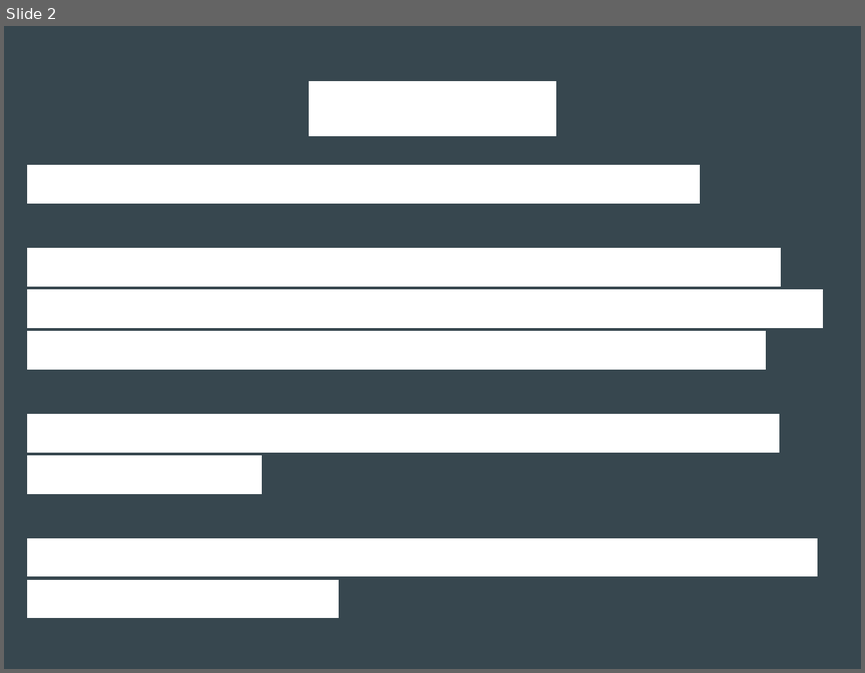
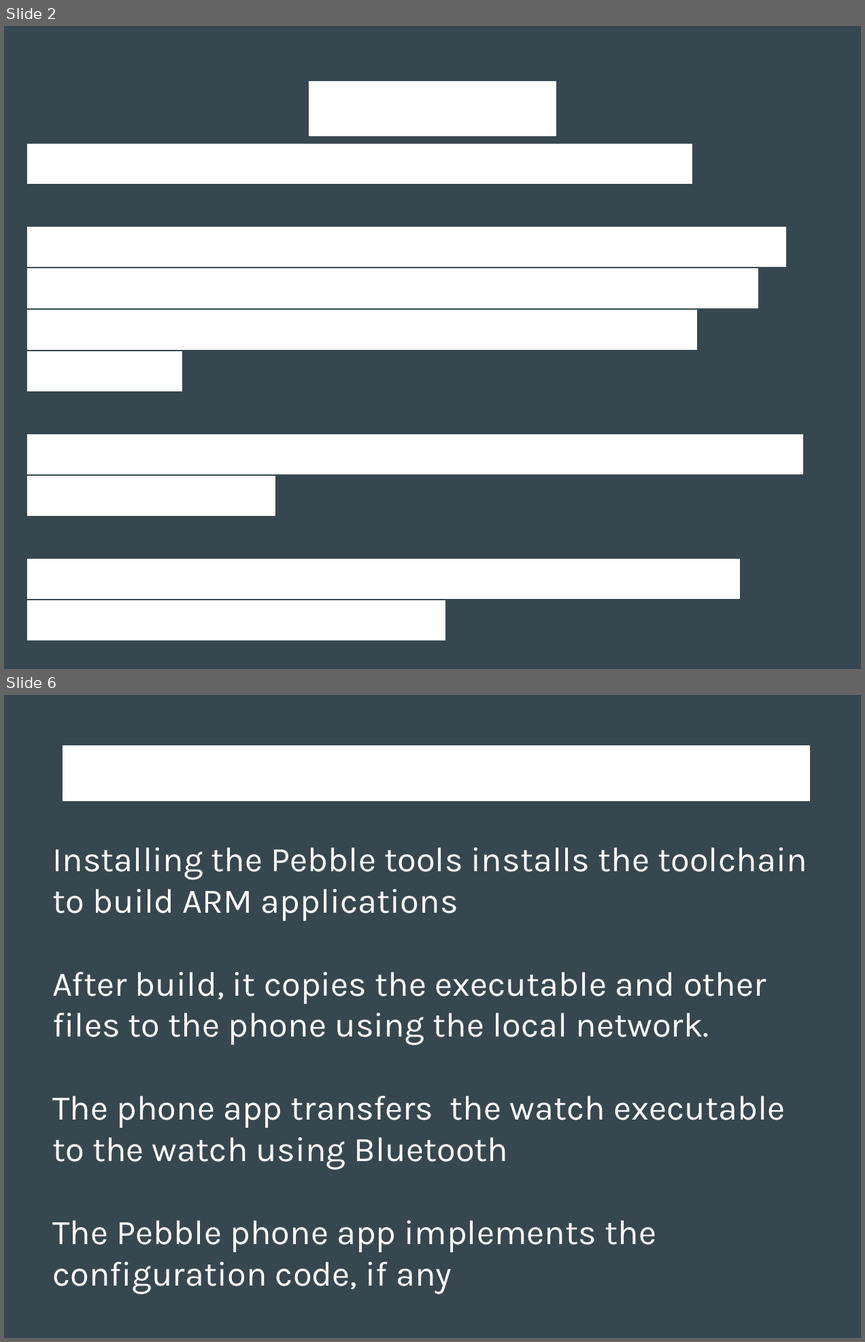
Before and after one commit to kentarchie/PebbleUniforumTalk, a slide deck: PebbleDevTalk.odp. Shown one above the other, each under a label of ours: slide 2 before the commit, slides 2 and 6 after it; the slides between them are not shown. The pictures are 865x673 and 865x1342 pixels, drawn with LibreOffice and Linux fonts; fonts in the diff are those of the drawing. Boxes give left, top, right and bottom in pixels: in the first picture for what was removed or moved away, otherwise in the second. Text is boxed around its words. In the diff, an @@ line names an element or a change of style, - is before the commit and + after.

```diff
--- a/PebbleDevTalk.odp
+++ b/PebbleDevTalk.odp
@@ slide 6 added at (4,695,861,1338), background #37474F @@
@@ title added at (62,740,808,802), 44 pt, text #FFFFFF @@
+Command Line Development Tools
@@ text added at (52,847,806,1293), 32 pt, text #FFFFFF @@
+Installing the Pebble tools installs the toolchain to build ARM applications
+After build, it copies the executable and other files to the phone using the local network.
+The phone app transfers the watch executable to the watch using Bluetooth
+The Pebble phone app implements the configuration code, if any
@@ slide 2 changed as well @@
@@ subtitle "I am a software developer ...": place and size @@
-subtitle "I am a software developer ..." at (27,165,821,618)
+subtitle "I am a software developer ..." at (27,140,802,641)
@@ subtitle "I am a software developer ..." at (27,140,802,641): font Arial to Karla @@
```
Also in this commit, not shown: 1 other slide changed, 6 other slides added.
